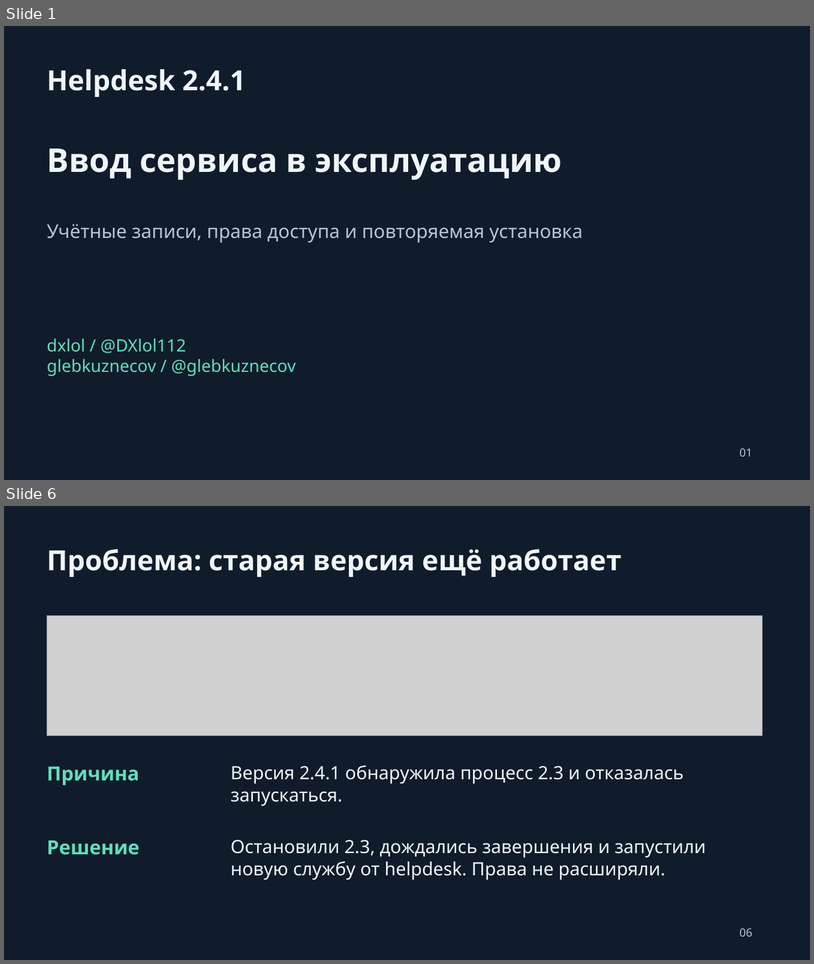
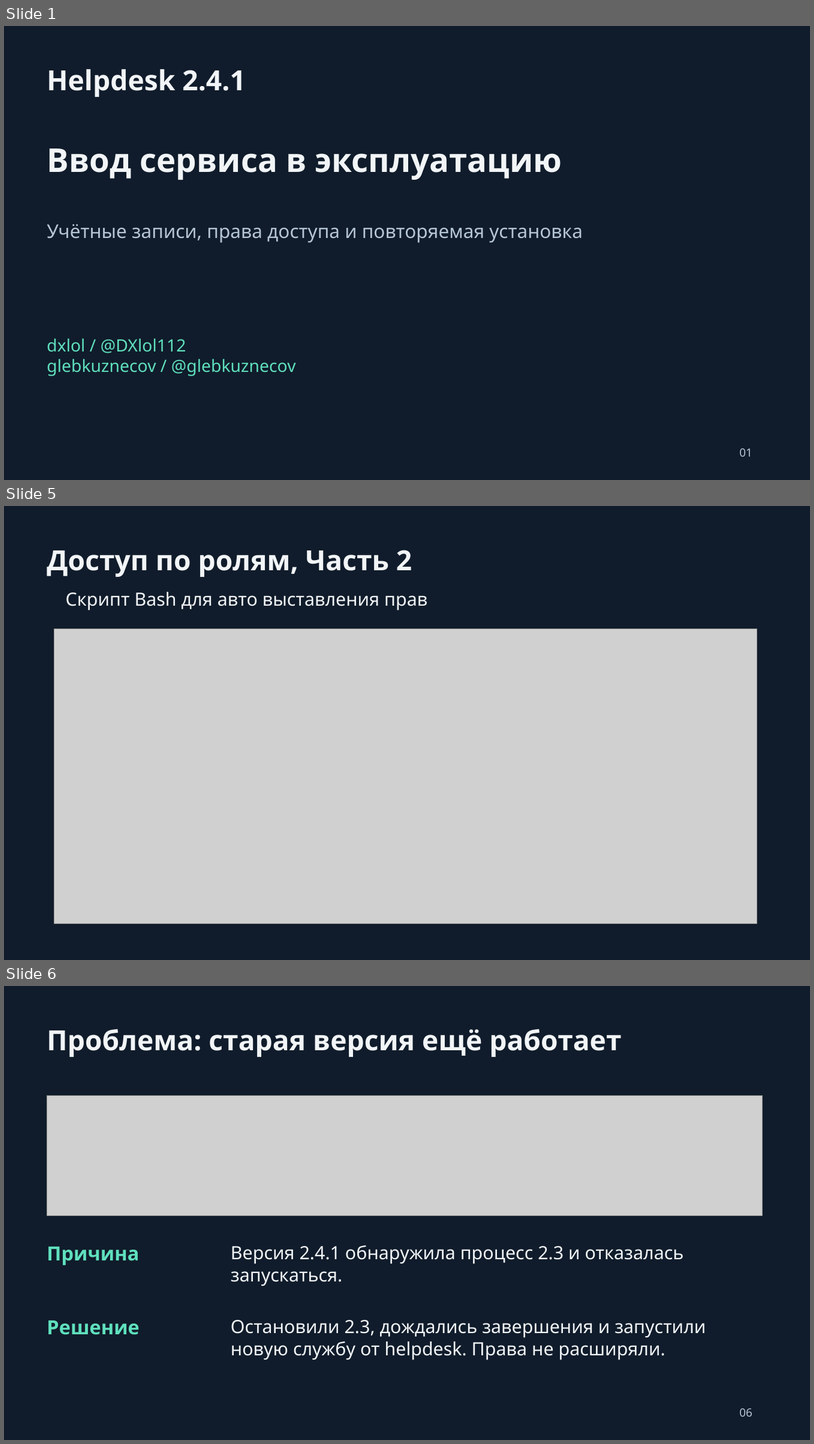
Before and after one commit to DXlol112/tz-01-helpdesk, a slide deck: presentations/helpdesk-project.pptx. Shown one above the other, each under a label of ours: slides 1 and 6 before the commit, slides 1, 5 and 6 after it; the slides between them are not shown. The pictures are 814x964 and 814x1444 pixels, drawn with LibreOffice and Linux fonts; fonts in the diff are those of the drawing; grey boxes stand for pictures. Boxes give left, top, right and bottom in pixels: in the first picture for what was removed or moved away, otherwise in the second. Text is boxed around its words. In the diff, an @@ line names an element or a change of style, - is before the commit and + after.

```diff
--- a/presentations/helpdesk-project.pptx
+++ b/presentations/helpdesk-project.pptx
@@ slide 5 added at [4, 506, 810, 960], background #101C2B @@
@@ text added at [47, 550, 412, 577], 33 pt, text #F2F5F7, bold @@
+Доступ по ролям, Часть 2
@@ text added at [66, 592, 428, 610], 21.8 pt, text #F2F5F7 @@
+Скрипт Bash для авто выставления прав
@@ picture added at [54, 629, 758, 924] @@
```
Also in this commit, not shown: 4 slides changed, 1 slide removed.
